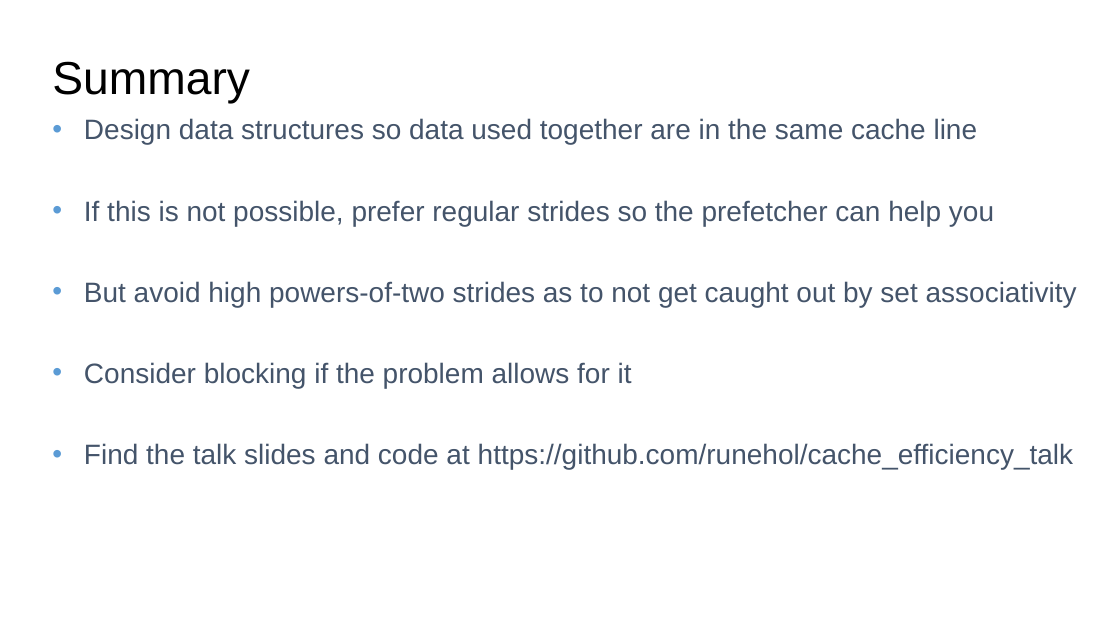
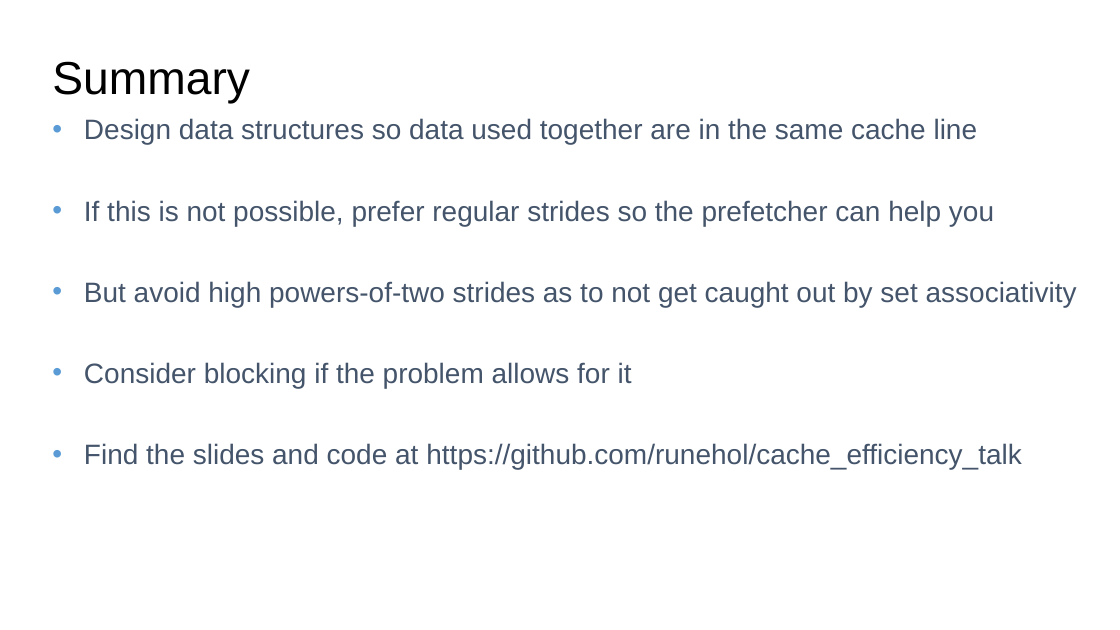
Before and after one commit to runehol/cache_efficiency_talk, a slide deck: slide 12 of Writing Cache Efficient Code.pptx. Drawn at 1120x630 pixels with LibreOffice and Linux fonts; fonts in the diff are those of the drawing. Boxes give left, top, right and bottom in pixels: in the first picture for what was removed or moved away, otherwise in the second. Text is boxed around its words. In the diff, an @@ line names an element or a change of style, - is before the commit and + after.

Commit message:
fix typos

```diff
--- a/Writing Cache Efficient Code.pptx
+++ b/Writing Cache Efficient Code.pptx
@@ text at (84,443,1021,469): text changed @@
-• Find the talk slides and code at https://github.com/runehol/cache_efficiency_talk
+• Find the slides and code at https://github.com/runehol/cache_efficiency_talk
```
